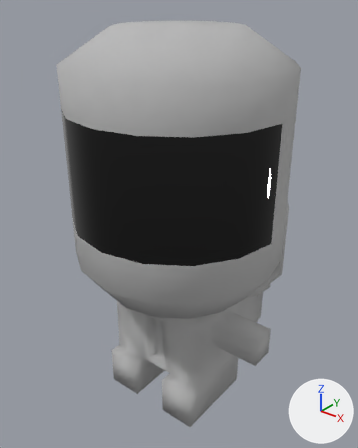
One commit to the glTF model game/models/player.glb: the scene before it, then after it.
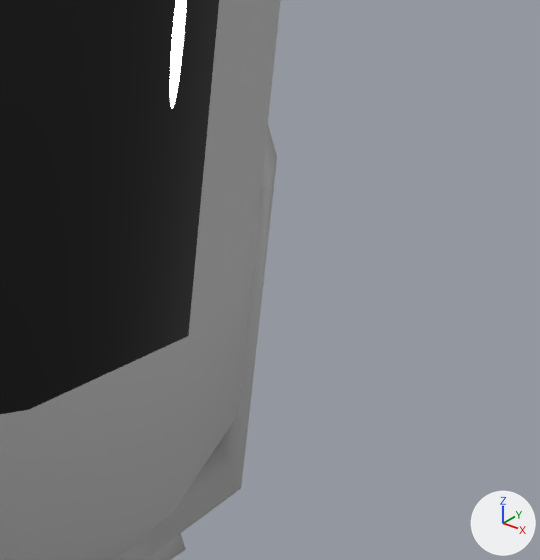
There are two pictures of each version: one whole from a camera (50 mm lens) standing at (0.526, -0.696, 0.797) and looking at (-0.021, -0.012, 0.373), one close up on the part from 65% to 96% of the width and 39% to 65% of the height. The lights are fixed; the arrows at lower right show +X, +Y and +Z. Vertices at the same position are counted once.

The older version as bpy lines, for what is in view:
```python
me_cylinder_001 = bpy.data.meshes.new('Cylinder.001')
me_cylinder_001.from_pydata(...)  # 232 vertices, 464 faces; spans x -0.214..0.189, y -0.224..0.206, z -0.001..0.736
# faces by material slot: [448, 16]
me_cylinder_001.materials.append(mat_m_scafander)  # grey #b8b8b8
me_cylinder_001.materials.append(mat_m_glass)  # black #3d3d3d
# before: 212 (0.128, 0.147, 0.378) at pixel (262, 192), 213 (0.117, 0.18, 0.379) at pixel (277, 156), 214 (0.104, 0.145, 0.378), 215 (0.096, 0.168, 0.369)
ob_m_player = bpy.data.objects.new('M_Player', me_cylinder_001)
ob_m_player.location = (0.0, 0.0, 0.0)
```
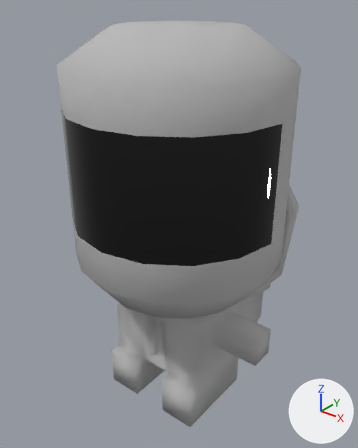
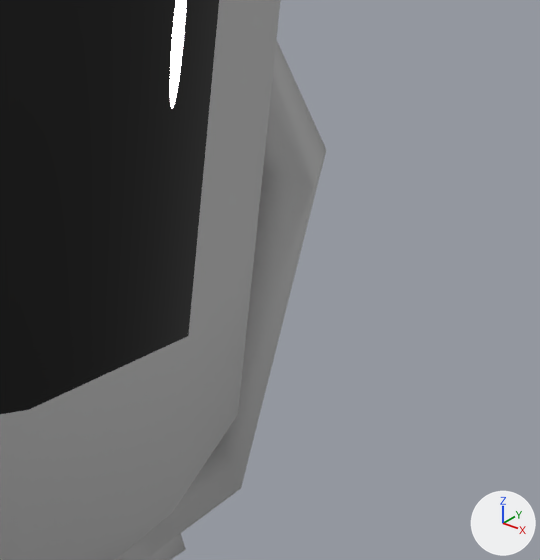
The newer file is also turned or shifted as a whole; pictures and numbers use the older file's frame.

What differs and where, as boxes [x1, y1, x2, y2] in the close-ups (540 x 560 px; the box of a moved part takes in the faces that stretch with it):
'M_Player', reshaped
    before: [0, 0, 281, 560]
    after: [0, 0, 326, 560]
part 1 of me_cylinder_001, moved or reshaped
    before: [218, 126, 277, 487]
    after: [218, 40, 326, 487]

What the commit changed:
me_cylinder_001 has 232 vertices, 464 faces and spans x -0.214..0.189, y -0.224..0.206, z -0.001..0.736.
me_cylinder_001 is used by ob_m_player; location (0.0, 0.0, 0.0).
Part 1, on me_cylinder_001:
Vertices 212 to 215 of me_cylinder_001 move by (0.019, 0.006, 0.007).
